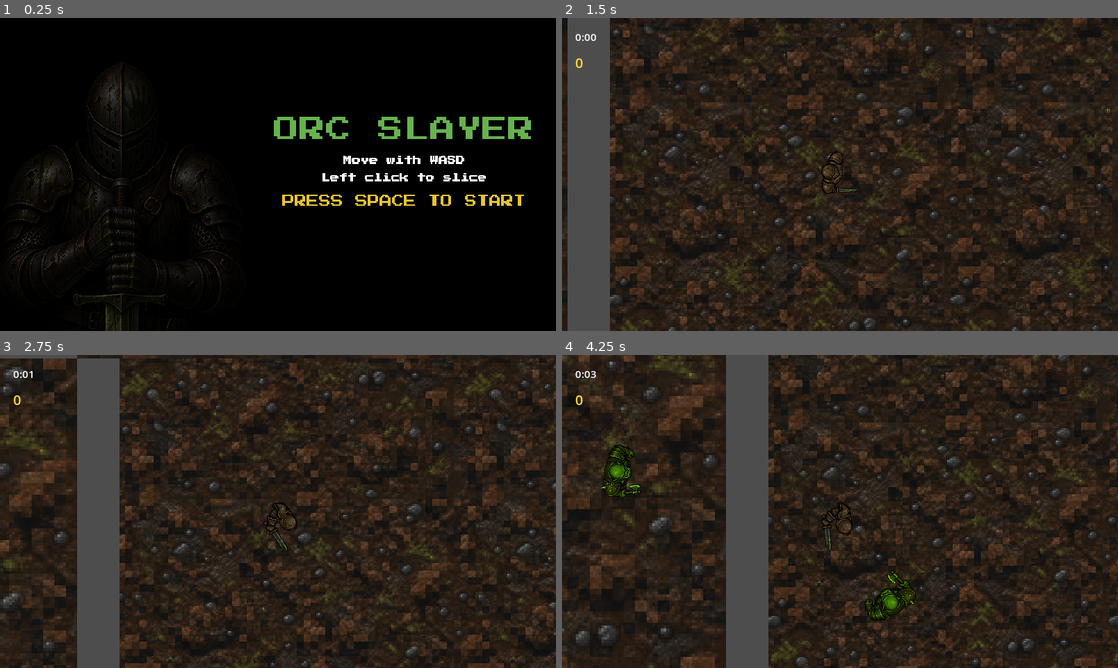
Above: before the commit, frames 1-4 (two rows, left to right).
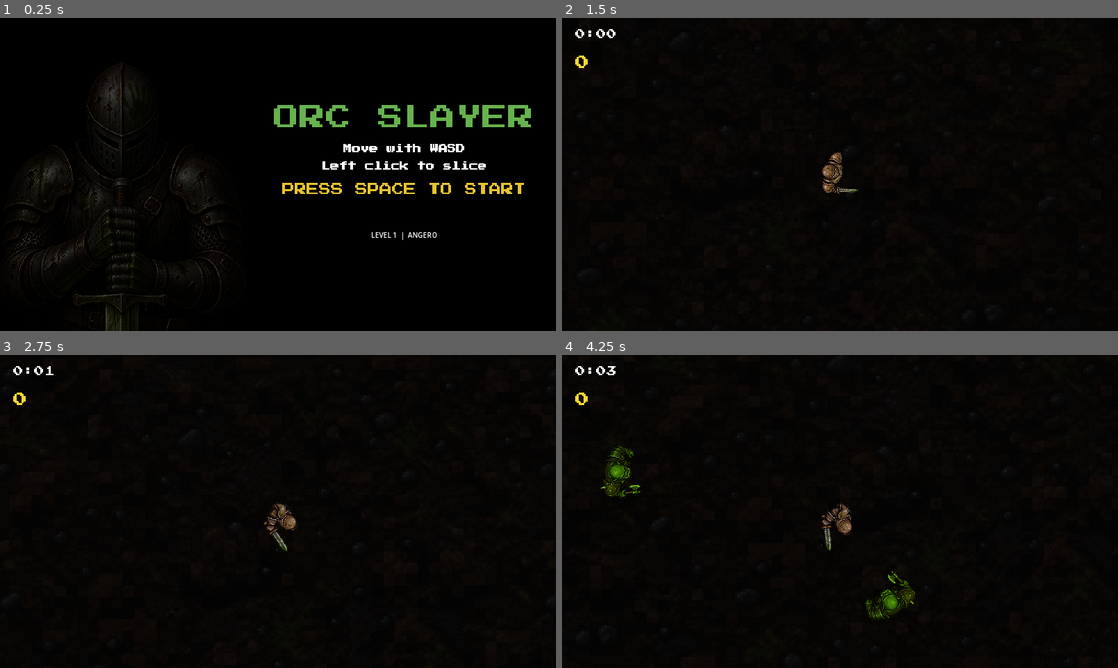
Above: after the commit, the same moments.

Repository: joacoague15/orc-slayer
Game: Godot game, scene res://scenes/start_screen.tscn
The game is run twice, just before and just after one commit, with the same random seed, the same clock (stepped at 60 frames per second) and the same inputs. Sound files missing from this copy of the repository are replaced by a short silence.
Inputs (mouse positions are in pixels of both pictures, inside the frame that each line leads up to):
- Up to frame 1 (0.25 s): no input
- Up to frame 2 (1.5 s): tap Enter at 0.5 s; move the mouse to (812, 237) at 0.52 s; hold W (move_up) from 0.53 s (still down); tap Q at 0.6 s; tap Space at 0.77 s; tap M at 0.8, 1.35 s; move the mouse to (1006, 221) at 1.27 s
- Up to frame 3 (2.75 s): tap Space at 1.52 s; tap Q at 1.55 s; move the mouse to (111, 464) at 2.02 s; release W (move_up) at 2.03 s; hold A (move_left) from 2.03 s (still down); click (111, 464) at 2.1 s; tap M at 2.3 s
- Up to frame 4 (4.25 s): move the mouse to (867, 511) at 2.77 s; tap Q at 2.85 s; tap Space at 3.02, 3.77 s; move the mouse to (756, 433) at 3.52 s; release A (move_left) at 3.53 s; hold S (move_down) from 3.53 s (still down); tap M at 3.6 s; tap Escape at 4.15 s

The runs differ from the first frame. In frame 1, 4.6% of the frame differs, in the area x 49-96%, y 27-71%; in frame 2, 77%; in frame 3, 78%, in the area x 0-100%, y 0-100%; in frame 4, 78%.

Commit message:
Improving music and UI

Diff:
--- a/scenes/main.tscn
+++ b/scenes/main.tscn
@@ -1,14 +1,21 @@
-[gd_scene load_steps=13 format=3 uid="uid://8o10rd76dja7"]
+[gd_scene load_steps=15 format=3 uid="uid://8o10rd76dja7"]
 
 [ext_resource type="Script" path="res://scripts/main.gd" id="1_hyiwn"]
 [ext_resource type="PackedScene" uid="uid://dp3v5iocdqtj2" path="res://scenes/player.tscn" id="2_rl6d3"]
 [ext_resource type="PackedScene" uid="uid://bf6tun472e7x8" path="res://scenes/orc.tscn" id="3_cgdby"]
 [ext_resource type="Script" path="res://scripts/spawner.gd" id="4_2bv7o"]
+[ext_resource type="FontFile" uid="uid://v2dqr2ab4mf5" path="res://fonts/PressStart2P-Regular.ttf" id="4_lowrd"]
 [ext_resource type="PackedScene" uid="uid://clxtw52pcabh" path="res://scenes/orc_scout.tscn" id="5_rd2mj"]
 [ext_resource type="PackedScene" uid="uid://dcxl5tie7hrs7" path="res://scenes/orc_brute.tscn" id="6_ohvmb"]
 [ext_resource type="Script" path="res://scripts/ground_variations.gd" id="8_txakl"]
 [ext_resource type="Texture2D" uid="uid://dtifo0f33ghwm" path="res://sprites/tiles/tile_1.png" id="10_r780o"]
 
+[sub_resource type="StyleBoxFlat" id="StyleBoxFlat_f0l8l"]
+bg_color = Color(0.1, 0.1, 0.1, 0.8)
+
+[sub_resource type="StyleBoxFlat" id="StyleBoxFlat_gb467"]
+bg_color = Color(1, 0.3, 0.1, 1)
+
 [sub_resource type="StyleBoxFlat" id="StyleBoxFlat_51kyq"]
 bg_color = Color(0.6, 0.6, 0.6, 0)
 
@@ -17,8 +24,6 @@
 
 [sub_resource type="StyleBoxFlat" id="StyleBoxFlat_c7f13"]
 bg_color = Color(1, 0.85, 0.2, 1)
-
-[sub_resource type="CompressedTexture2D" id="CompressedTexture2D_cg4vv"]
 
 [node name="Main" type="Node2D"]
 script = ExtResource("1_hyiwn")
@@ -27,8 +32,9 @@
 z_index = -10
 texture_repeat = 2
 position = Vector2(415, -129)
-scale = Vector2(0.6297, 0.6297)
+scale = Vector2(0.5, 0.5)
 texture = ExtResource("10_r780o")
+centered = false
 region_enabled = true
 region_rect = Rect2(-10000, -10000, 3000, 3000)
 
@@ -59,13 +65,14 @@
 [node name="StatsContainer" type="VBoxContainer" parent="UI/GameOverScreen"]
 layout_mode = 1
 anchors_preset = -1
-anchor_left = 0.384
-anchor_top = 0.4
-anchor_right = 0.671
-anchor_bottom = 0.858
-offset_left = 0.47998
-offset_right = 0.119995
-offset_bottom = 0.23999
+anchor_left = 0.312
+anchor_top = 0.069
+anchor_right = 0.713
+anchor_bottom = 0.896
+offset_left = 0.639984
+offset_top = 0.319996
+offset_right = 0.359924
+offset_bottom = -0.119995
 theme_override_constants/separation = 20
 alignment = 1
 
@@ -83,6 +90,39 @@
 text = "Score: 0"
 horizontal_alignment = 1
 
+[node name="AngerContainer" type="VBoxContainer" parent="UI/GameOverScreen/StatsContainer"]
+modulate = Color(1, 1, 1, 0)
+layout_mode = 2
+theme_override_constants/separation = 8
+
+[node name="LevelLabel" type="Label" parent="UI/GameOverScreen/StatsContainer/AngerContainer"]
+layout_mode = 2
+theme_override_colors/font_color = Color(1, 0.5, 0.1, 1)
+theme_override_font_sizes/font_size = 28
+text = "LEVEL 1"
+horizontal_alignment = 1
+
+[node name="AngerBar" type="ProgressBar" parent="UI/GameOverScreen/StatsContainer/AngerContainer"]
+custom_minimum_size = Vector2(300, 20)
+layout_mode = 2
+theme_override_styles/background = SubResource("StyleBoxFlat_f0l8l")
+theme_override_styles/fill = SubResource("StyleBoxFlat_gb467")
+show_percentage = false
+
+[node name="AngerValueLabel" type="Label" parent="UI/GameOverScreen/StatsContainer/AngerContainer"]
+layout_mode = 2
+theme_override_colors/font_color = Color(0.7, 0.7, 0.7, 1)
+theme_override_font_sizes/font_size = 18
+text = "0 / 100"
+horizontal_alignment = 1
+
+[node name="HighscoreLabel" type="Label" parent="UI/GameOverScreen/StatsContainer"]
+layout_mode = 2
+theme_override_colors/font_color = Color(0, 0, 0, 0)
+theme_override_font_sizes/font_size = 28
+text = "Highscore: 0"
+horizontal_alignment = 1
+
 [node name="TimeLabel" type="Label" parent="UI/GameOverScreen/StatsContainer"]
 layout_mode = 2
 theme_override_colors/font_color = Color(0, 0, 0, 0)
@@ -90,18 +130,11 @@
 text = "Time: 0:00"
 horizontal_alignment = 1
 
-[node name="HighscoreLabel" type="Label" parent="UI/GameOverScreen/StatsContainer"]
-layout_mode = 2
-theme_override_colors/font_color = Color(0, 0, 0, 0)
-theme_override_font_sizes/font_size = 28
-text = "Highscore: 0"
-horizontal_alignment = 1
-
 [node name="PromptLabel" type="Label" parent="UI/GameOverScreen/StatsContainer"]
 layout_mode = 2
 theme_override_colors/font_color = Color(0.811, 0.742, 0.18, 0)
 theme_override_font_sizes/font_size = 24
-text = "[R] Restart    [ESC] Menu"
+text = "[R] Restart    [Q] Menu"
 horizontal_alignment = 1
 
 [node name="TopLeftPanel" type="PanelContainer" parent="UI"]
@@ -119,6 +152,7 @@
 [node name="ScoreLabel" type="Label" parent="UI/TopLeftPanel"]
 layout_mode = 2
 theme_override_colors/font_color = Color(1, 0.85, 0.2, 1)
+theme_override_fonts/font = ExtResource("4_lowrd")
 theme_override_font_sizes/font_size = 32
 text = "0"
 
@@ -139,16 +173,20 @@
 [node name="TimeLabel" type="Label" parent="UI/TimeRow/TimeVBox"]
 layout_mode = 2
 theme_override_colors/font_color = Color(1, 1, 1, 1)
+theme_override_fonts/font = ExtResource("4_lowrd")
 theme_override_font_sizes/font_size = 24
 text = "0:00"
 
 [node name="ComboContainer" type="CenterContainer" parent="UI"]
-anchors_preset = 5
-anchor_left = 0.5
-anchor_right = 0.5
-offset_left = -30.5
-offset_right = 30.5
-offset_bottom = 81.0
+anchors_preset = -1
+anchor_left = 0.43
+anchor_top = 0.028
+anchor_right = 0.57
+anchor_bottom = 0.144
+offset_left = -0.400024
+offset_top = -0.16
+offset_right = 0.399902
+offset_bottom = 0.319992
 grow_horizontal = 2
 
 [node name="ComboVBox" type="VBoxContainer" parent="UI/ComboContainer"]
@@ -160,6 +198,7 @@
 theme_override_colors/font_color = Color(1, 0.85, 0.2, 1)
 theme_override_colors/font_outline_color = Color(0, 0, 0, 1)
 theme_override_constants/outline_size = 8
+theme_override_fonts/font = ExtResource("4_lowrd")
 theme_override_font_sizes/font_size = 72
 horizontal_alignment = 1
 
@@ -178,6 +217,7 @@
 orc_brute_scene = ExtResource("6_ohvmb")
 
 [node name="GroundVariations" type="Node2D" parent="."]
+modulate = Color(0.18, 0.18, 0.2, 1)
 script = ExtResource("8_txakl")
-tile_variations = Array[Texture2D]([SubResource("CompressedTexture2D_cg4vv"), ExtResource("10_r780o")])
+tile_variations = Array[Texture2D]([ExtResource("10_r780o")])
 tile_size = 1254.0
--- a/scenes/player.tscn
+++ b/scenes/player.tscn
@@ -250,7 +250,6 @@
 
 [node name="PlayerSprite" type="AnimatedSprite2D" parent="."]
 physics_interpolation_mode = 2
-modulate = Color(0.587536, 0.603418, 0.531681, 1)
 scale = Vector2(0.18, 0.18)
 sprite_frames = SubResource("SpriteFrames_fwcdg")
 animation = &"slice_1"
--- a/scenes/start_screen.tscn
+++ b/scenes/start_screen.tscn
@@ -69,6 +69,10 @@
 theme_override_font_sizes/font_size = 20
 horizontal_alignment = 1
 
+[node name="PlayerLevelLabel" type="Label" parent="VBoxContainer"]
+layout_mode = 2
+horizontal_alignment = 1
+
 [node name="main_menu_sprite" type="Sprite2D" parent="."]
 position = Vector2(316, 406)
 scale = Vector2(0.5, 0.5)
--- a/scripts/audio_manager.gd
+++ b/scripts/audio_manager.gd
@@ -6,7 +6,7 @@
 var orc_death_stream: AudioStream = preload("res://audio/sfx/orc_death.wav")
 var player_death_stream: AudioStream = preload("res://audio/sfx/player_death.wav")
 var pickup_stream: AudioStream = preload("res://audio/sfx/pickup.wav")
-var music_stream: AudioStream = preload("res://audio/music/background.wav")
+var music_stream: AudioStream = preload("res://audio/music/background.ogg")
 
 # Pool de players para SFX (para que varios sonidos puedan superponerse)
 const SFX_POOL_SIZE: int = 12
--- a/scripts/game_state.gd
+++ b/scripts/game_state.gd
@@ -8,16 +8,21 @@
 var highscore: int = 0
 var combo: int = 0
 
-const SAVE_PATH := "user://highscore.save"
+# Sistema de anger persistente
+var total_anger: int = 0
+var current_level: int = 1
+
+const SAVE_PATH := "user://savegame.save"
 const COMBO_TIMEOUT: float = 3.5
+const POINTS_PER_ANGER: int = 10  # 10 puntos = 1 anger
 
 var combo_timer: float = 0.0
-
 var time_survived: float = 0.0
 var is_running: bool = false
+var game_over: bool = false
 
 func _ready() -> void:
-	load_highscore()
+	load_save()
 
 func _process(delta: float) -> void:
 	if is_running:
@@ -32,7 +37,7 @@
 	combo += 1
 	combo_timer = COMBO_TIMEOUT
 	combo_changed.emit(combo)
-	add_score(combo)  # cada kill suma puntos = combo actual
+	add_score(combo)
 
 func reset_combo() -> void:
 	combo = 0
@@ -47,33 +52,86 @@
 	score = 0
 	time_survived = 0.0
 	is_running = true
+	game_over = false
 	reset_combo()
 	score_changed.emit(score)
+
+func stop_timer() -> void:
+	is_running = false
+
+func trigger_game_over() -> void:
+	game_over = true
+	is_running = false
 
 func try_update_highscore() -> bool:
 	if score > highscore:
 		highscore = score
-		save_highscore()
+		save_progress()
 		return true
 	return false
 
-func save_highscore() -> void:
+# === Anger system ===
+
+func points_to_anger(points: int) -> int:
+	return points / POINTS_PER_ANGER
+
+func anger_needed_for_next_level(level: int) -> int:
+	return 100 * level
+
+func add_anger(amount: int) -> Dictionary:
+	var levels_gained := 0
+	total_anger += amount
+
+	# Recalcular el nivel desde cero basado en total_anger
+	var new_level := calculate_level_from_total_anger(total_anger)
+	if new_level > current_level:
+		levels_gained = new_level - current_level
+		current_level = new_level
+
+	save_progress()
+	return {"levels_gained": levels_gained}
+
+
+
+func calculate_level_from_total_anger(anger: int) -> int:
+	# Anger acumulado necesario para llegar al nivel N: 100 + 200 + ... + (N-1)*100
+	# Eso es: 100 * (N-1) * N / 2 (suma de los primeros N-1 enteros multiplicada por 100)
+	# Despejando: N = (1 + sqrt(1 + 8*anger/100)) / 2
+	if anger < 100:
+		return 1
+	var n := (1.0 + sqrt(1.0 + 8.0 * float(anger) / 100.0)) / 2.0
+	return int(n)
+
+func get_anger_in_current_level() -> int:
+	var anger_for_previous_levels := 0
+	for lvl in range(1, current_level):
+		anger_for_previous_levels += anger_needed_for_next_level(lvl)
+	return total_anger - anger_for_previous_levels
+
+func get_anger_needed_for_current_level() -> int:
+	return anger_needed_for_next_level(current_level)
+
+func save_progress() -> void:
 	var file := FileAccess.open(SAVE_PATH, FileAccess.WRITE)
 	if file:
 		file.store_32(highscore)
+		file.store_32(total_anger)
+		file.store_32(current_level)
 
-func load_highscore() -> void:
+func load_save() -> void:
 	if not FileAccess.file_exists(SAVE_PATH):
 		return
 	var file := FileAccess.open(SAVE_PATH, FileAccess.READ)
 	if file:
 		highscore = file.get_32()
+		total_anger = file.get_32()
+		current_level = file.get_32()
+		if current_level < 1:
+			current_level = 1
 
-func stop_timer() -> void:
-	is_running = false
-
-var game_over: bool = false
-
-func trigger_game_over() -> void:
-	game_over = true
-	is_running = false
+func reset_save() -> void:
+	highscore = 0
+	total_anger = 0
+	current_level = 1
+	save_progress()
+	print("[GAMESTATE] Save reseteado")
--- a/scripts/main.gd
+++ b/scripts/main.gd
@@ -17,6 +17,11 @@
 
 @onready var combo_value_label: Label = $UI/ComboContainer/ComboVBox/ComboValueLabel
 @onready var combo_timer_bar: ProgressBar = $UI/ComboContainer/ComboVBox/ComboTimerBar
+
+@onready var anger_container: VBoxContainer = $UI/GameOverScreen/StatsContainer/AngerContainer
+@onready var level_label: Label = $UI/GameOverScreen/StatsContainer/AngerContainer/LevelLabel
+@onready var anger_bar: ProgressBar = $UI/GameOverScreen/StatsContainer/AngerContainer/AngerBar
+@onready var anger_value_label: Label = $UI/GameOverScreen/StatsContainer/AngerContainer/AngerValueLabel
 
 func _ready() -> void:
 	GameState.reset_score()
@@ -28,6 +33,7 @@
 	time_label.text = "0:00"
 	combo_value_label.text = ""
 	combo_timer_bar.modulate.a = 0.0
+	anger_container.modulate.a = 0.0
 
 	# Asegurar que el game over screen arranque invisible
 	game_over_screen.modulate.a = 1.0  # el container sí está activo
@@ -89,55 +95,125 @@
 		return Color(1, 1, 1)
 
 func _on_player_died() -> void:
-	print("[GAME OVER] disparado")
 	GameState.trigger_game_over()
 	GameState.stop_timer()
 	GameState.try_update_highscore()
-
-	print("[GAME OVER] antes de fade music")
 	AudioManager.fade_music_to(0.3)
-	print("[GAME OVER] despues de fade music")
-
+
+	# Pre-llenar labels iniciales
 	go_score.text = "Score: %d" % GameState.score
-	go_time.text = "Time: %s" % format_time(GameState.time_survived)
 	go_highscore.text = "Highscore: %d" % GameState.highscore
-	go_prompt.text = "[R] Restart    [ESC] Menu"
-
-	print("[GAME OVER] antes de await silencio")
+	go_prompt.text = "[R] Restart    [Q] Menu"
+
+	# Estado inicial del anger
+	_update_anger_display()
+
+	# Silencio inicial
 	await get_tree().create_timer(0.4).timeout
-	print("[GAME OVER] despues de await silencio")
-
+
+	# Fade in del overlay
+	var overlay_tween := create_tween()
+	overlay_tween.tween_property(overlay, "modulate:a", 1.0, 0.4)
+	await get_tree().create_timer(0.4).timeout
+
+	# Cascade in de los labels iniciales
+	var fade_tween := create_tween()
+	fade_tween.tween_property(go_title, "modulate:a", 1.0, 0.3)
+	fade_tween.tween_interval(0.2)
+	fade_tween.tween_property(go_score, "modulate:a", 1.0, 0.3)
+	fade_tween.tween_interval(0.3)
+	fade_tween.tween_property(anger_container, "modulate:a", 1.0, 0.3)
+
+	await fade_tween.finished
+	await get_tree().create_timer(0.4).timeout
+
+	# Conversión de score a anger
+	await _animate_score_to_anger()
+
+	# Mostrar resto de stats
+	print("[GAME OVER] empezando final tween")
+	var final_tween := create_tween()
+	final_tween.tween_property(go_highscore, "modulate:a", 1.0, 0.3)
+	final_tween.tween_interval(0.2)
+	final_tween.tween_property(go_prompt, "modulate:a", 1.0, 0.4)
+	await final_tween.finished
+	print("[GAME OVER] final tween terminado")
+
+func _animate_score_to_anger() -> void:
+	var total_anger_to_add := GameState.points_to_anger(GameState.score)
+	var initial_score := GameState.score
+
+	if total_anger_to_add <= 0:
+		go_score.text = "Score: 0"
+		return
+
+	var max_duration := 4.0
+	var min_duration := 1.0
+	var duration: float = clamp(total_anger_to_add * 0.01, min_duration, max_duration)
+
+	var anger_per_second: float = float(total_anger_to_add) / duration
+	var elapsed := 0.0
+	var anger_added := 0
+	var safety_counter := 0
+
+	while anger_added < total_anger_to_add and safety_counter < 10000:
+		safety_counter += 1
+		var delta := get_process_delta_time()
+		elapsed += delta
+
+		var target_anger_added: int = min(int(anger_per_second * elapsed) + 1, total_anger_to_add)
+		var anger_this_frame := target_anger_added - anger_added
+
+		if anger_this_frame > 0:
+			var result := GameState.add_anger(anger_this_frame)
+			anger_added = target_anger_added
+
+			# Calcular score visual: empieza en initial_score, baja proporcionalmente
+			var progress: float = float(anger_added) / float(total_anger_to_add)
+			var visual_score: int = int(initial_score * (1.0 - progress))
+			go_score.text = "Score: %d" % max(0, visual_score)
+
+			_update_anger_display()
+
+			if result.levels_gained > 0:
+				_on_level_up()
+
+		await get_tree().process_frame
+
+	# Forzar score final a 0 cuando termina
+	go_score.text = "Score: 0"
+	print("[ANGER] animación terminada, anger_added: ", anger_added)
+
+func _update_anger_display() -> void:
+	var current := GameState.get_anger_in_current_level()
+	var needed := GameState.get_anger_needed_for_current_level()
+	level_label.text = "LEVEL %d" % GameState.current_level
+	anger_bar.max_value = needed
+	anger_bar.value = current
+	anger_value_label.text = "%d / %d" % [current, needed]
+
+func _on_level_up() -> void:
+	# Efecto visual: el level label hace un pop
+	level_label.scale = Vector2(1.5, 1.5)
 	var tween := create_tween()
-	tween.tween_property(overlay, "modulate:a", 1.0, 0.4)
-	print("[GAME OVER] tween overlay creado")
-
-	await get_tree().create_timer(0.4).timeout
-	print("[GAME OVER] empezando cascada")
-
-	var fade_in_tween := create_tween()
-	fade_in_tween.tween_property(go_title, "modulate:a", 1.0, 0.3)
-	fade_in_tween.tween_interval(0.2)
-	fade_in_tween.tween_property(go_score, "modulate:a", 1.0, 0.3)
-	fade_in_tween.tween_interval(0.2)
-	fade_in_tween.tween_property(go_time, "modulate:a", 1.0, 0.3)
-	fade_in_tween.tween_interval(0.2)
-	fade_in_tween.tween_property(go_highscore, "modulate:a", 1.0, 0.3)
-	fade_in_tween.tween_interval(0.3)
-	fade_in_tween.tween_property(go_prompt, "modulate:a", 1.0, 0.4)
-	print("[GAME OVER] cascada lanzada")
+	tween.tween_property(level_label, "scale", Vector2.ONE, 0.3).set_trans(Tween.TRANS_BACK).set_ease(Tween.EASE_OUT)
+	# Opcional: shake de la cámara
+	if player.has_node("Camera2D"):
+		player.get_node("Camera2D").shake(5.0)
 
 func _unhandled_input(event: InputEvent) -> void:
 	if not player.is_dead:
 		return
-	# Solo aceptar input cuando el prompt ya apareció (sino reinicia muy rápido)
 	if go_prompt.modulate.a < 0.9:
 		return
 	if event is InputEventKey and event.pressed:
 		if event.keycode == KEY_R:
 			get_tree().reload_current_scene()
-		elif event.keycode == KEY_ESCAPE:
+		elif event.keycode == KEY_Q:
 			get_tree().change_scene_to_file("res://scenes/start_screen.tscn")
-
+	if event is InputEventKey and event.pressed:
+		if event.keycode == KEY_M:  # tecla de reset
+			GameState.reset_save()
 func format_time(seconds: float) -> String:
 	var minutes := int(seconds) / 60
 	var secs := int(seconds) % 60
--- a/scripts/start_screen.gd
+++ b/scripts/start_screen.gd
@@ -4,6 +4,7 @@
 @onready var prompt_label: Label = $VBoxContainer/PromptLabel
 @onready var highscore_label: Label = $VBoxContainer/HighscoreLabel
 @onready var hero_sprite: Sprite2D = $main_menu_sprite
+@onready var player_level_label: Label = $VBoxContainer/PlayerLevelLabel
 
 var blink_time: float = 0.0
 
@@ -14,6 +15,7 @@
 	else:
 		highscore_label.text = ""
 
+	player_level_label.text = "LEVEL %d  |  ANGER %d" % [GameState.current_level, GameState.total_anger]
 	animate_intro()
 
 func animate_intro() -> void:
Not shown, added: audio/music/background.ogg.import
Not shown, removed: audio/music/background.wav.import
Binary file removed: sprites/blood_icon.png
Not shown, removed: sprites/blood_icon.png.import
Not shown, added: audio/.DS_Store
Not shown, added: audio/music/.DS_Store
Not shown, added: audio/music/background.ogg
Not shown, removed: audio/music/background.wav
Not shown, changed: sprites/.DS_Store
